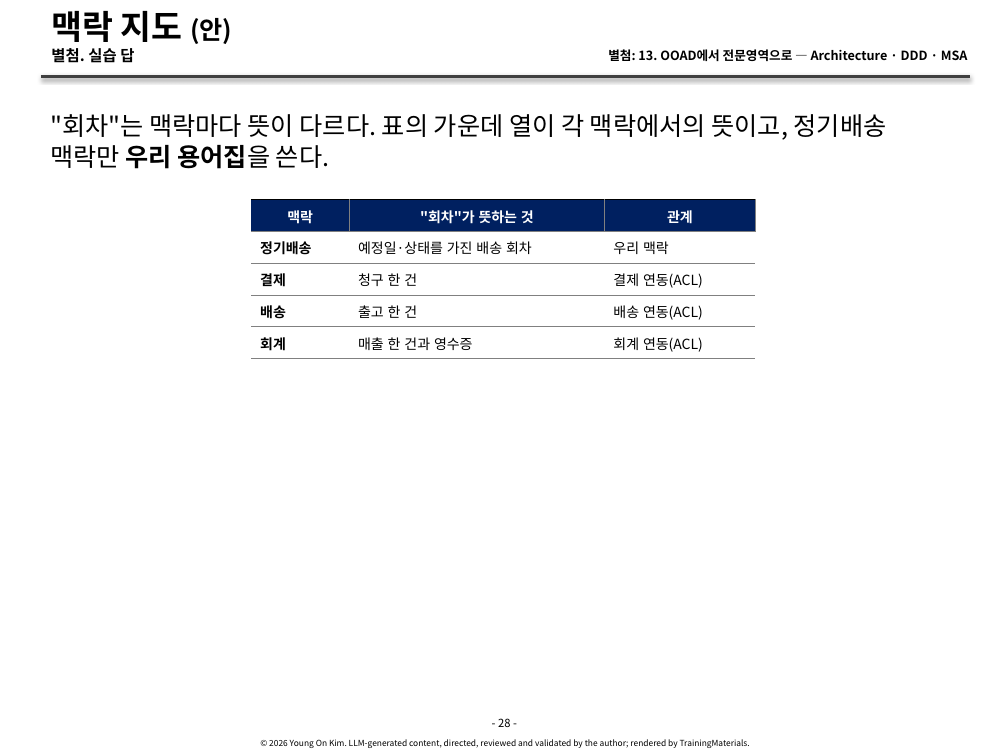
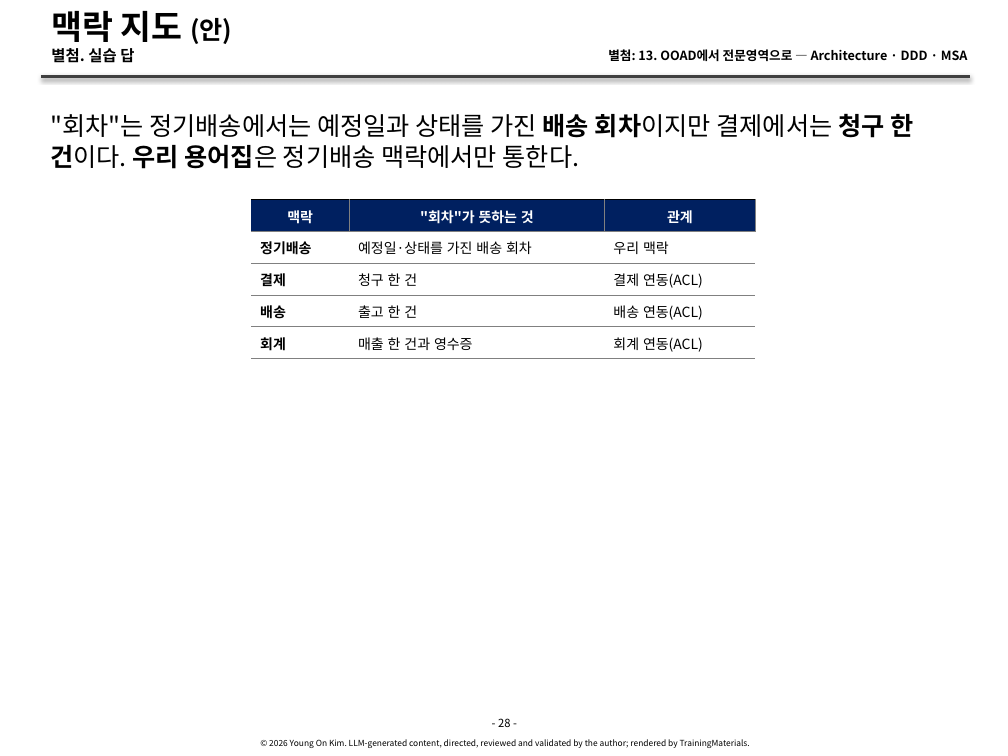
Before and after one commit to YoungSan77/TrainingMaterials, a slide deck: slide 28 of courses/ooad/sessions/s13.pptx. Drawn at 1008x756 pixels with LibreOffice and Linux fonts; fonts in the diff are those of the drawing. Boxes give left, top, right and bottom in pixels: in the first picture for what was removed or moved away, otherwise in the second. Text is boxed around its words. In the diff, an @@ line names an element or a change of style, - is before the commit and + after.

```diff
--- a/courses/ooad/sessions/s13.pptx
+++ b/courses/ooad/sessions/s13.pptx
@@ text at (50,113,913,169): text changed @@
-"회차"는 맥락마다 뜻이 다르다. 표의 가운데 열이 각 맥락에서의 뜻이고, 정기배송 맥락만 우리 용어집을 쓴다.
+"회차"는 정기배송에서는 예정일과 상태를 가진 배송 회차이지만 결제에서는 청구 한 건이다. 우리 용어집은 정기배송 맥락에서만 통한다.
```
Also in this commit, not shown: 3 other slides changed, 9 other files.
